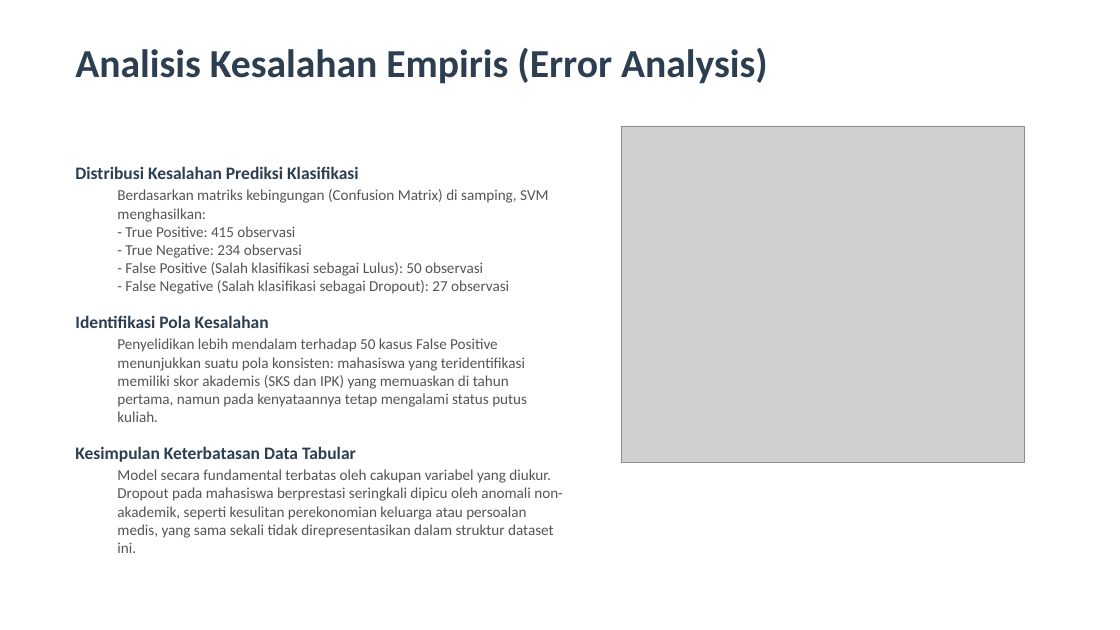
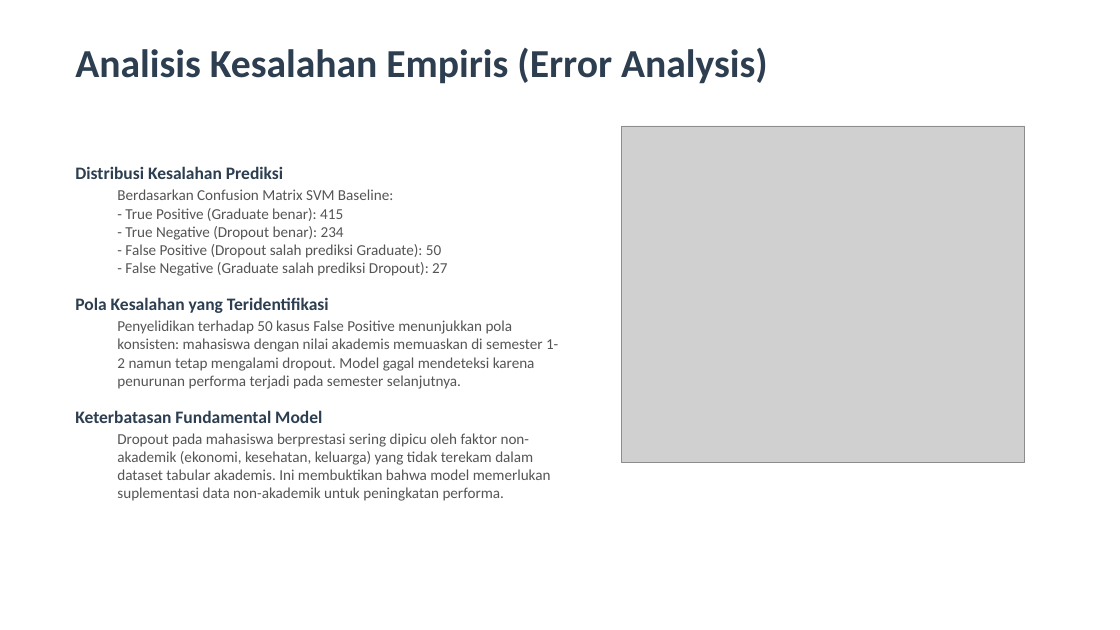
Before and after one commit to hafizmuzani011-collab/uas-ml-kelulusan, a slide deck: slide 6 of presentation/presentasi_uas_ml.pptx. Drawn at 1120x630 pixels with LibreOffice and Linux fonts; fonts in the diff are those of the drawing; grey boxes stand for pictures. Boxes give left, top, right and bottom in pixels: in the first picture for what was removed or moved away, otherwise in the second. Text is boxed around its words. In the diff, an @@ line names an element or a change of style, - is before the commit and + after.

```diff
--- a/presentation/presentasi_uas_ml.pptx
+++ b/presentation/presentasi_uas_ml.pptx
@@ text at bbox=[75, 166, 558, 501]: text changed @@
-Distribusi Kesalahan Prediksi Klasifikasi
-  Berdasarkan matriks kebingungan (Confusion Matrix) di samping, SVM menghasilkan:
-  - True Positive: 415 observasi
-  - True Negative: 234 observasi
-  - False Positive (Salah klasifikasi sebagai Lulus): 50 observasi
-  - False Negative (Salah klasifikasi sebagai Dropout): 27 observasi
-Identifikasi Pola Kesalahan
-  Penyelidikan lebih mendalam terhadap 50 kasus False Positive menunjukkan suatu pola konsisten: mahasiswa yang teridentifikasi memiliki skor akademis (SKS dan IPK) yang memuaskan di tahun pertama, namun pada kenyataannya tetap mengalami status putus kuliah.
-Kesimpulan Keterbatasan Data Tabular
-  Model secara fundamental terbatas oleh cakupan variabel yang diukur. Dropout pada mahasiswa berprestasi seringkali dipicu oleh anomali non-akademik, seperti kesulitan perekonomian keluarga atau persoalan medis, yang sama sekali tidak direpresentasikan dalam struktur dataset ini.
+Distribusi Kesalahan Prediksi
+  Berdasarkan Confusion Matrix SVM Baseline:
+  - True Positive (Graduate benar): 415
+  - True Negative (Dropout benar): 234
+  - False Positive (Dropout salah prediksi Graduate): 50
+  - False Negative (Graduate salah prediksi Dropout): 27
+Pola Kesalahan yang Teridentifikasi
+  Penyelidikan terhadap 50 kasus False Positive menunjukkan pola konsisten: mahasiswa dengan nilai akademis memuaskan di semester 1-2 namun tetap mengalami dropout. Model gagal mendeteksi karena penurunan performa terjadi pada semester selanjutnya.
+Keterbatasan Fundamental Model
+  Dropout pada mahasiswa berprestasi sering dipicu oleh faktor non-akademik (ekonomi, kesehatan, keluarga) yang tidak terekam dalam dataset tabular akademis. Ini membuktikan bahwa model memerlukan suplementasi data non-akademik untuk peningkatan performa.
```
Also in this commit, not shown: 9 other slides changed, 3 other files.
